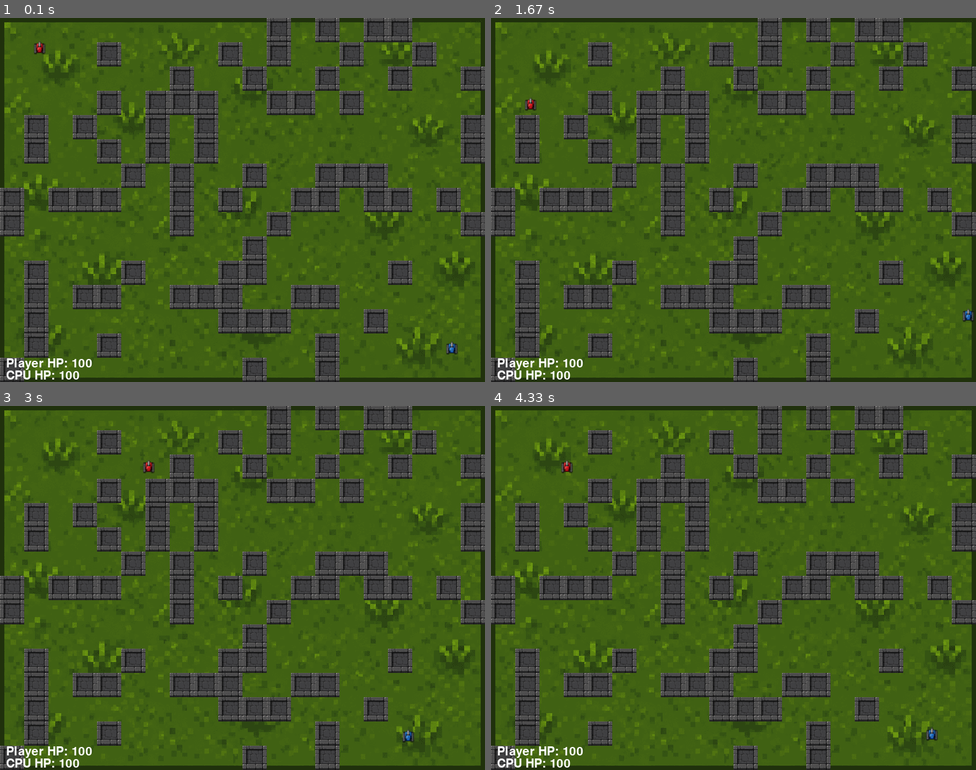
Above: before the commit, frames 1-4 (two rows, left to right).
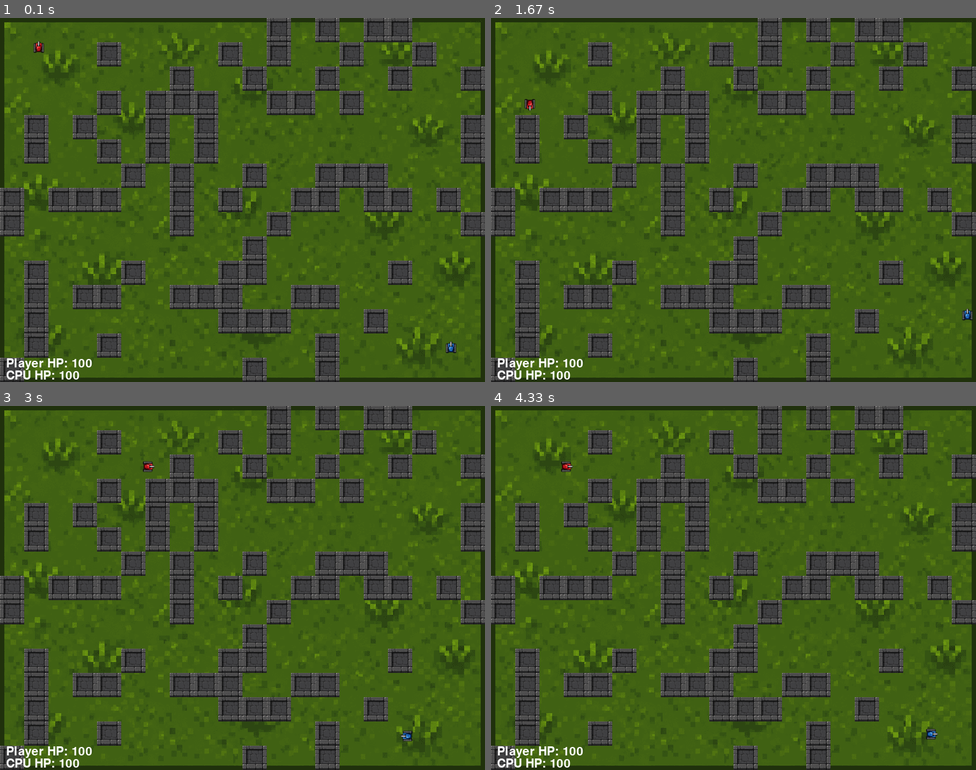
Above: after the commit, the same moments.

Repository: pavlem00/tank-wars-pygame
Game: pygame game, started from main.py
The game is run twice, just before and just after one commit, with the same random seed, the same clock (stepped at 60 frames per second) and the same inputs.
Inputs:
- Up to frame 1 (0.1 s): no input
- Up to frame 2 (1.67 s): hold D 0.33-0.8 s; hold W 0.83-1.13 s; hold D 1.17-1.63 s
- Up to frame 3 (3 s): hold A 1.67-2.2 s; hold S 2.23-2.53 s; tap Space at 2.57 s; hold A from 2.9 s (still down)
- Up to frame 4 (4.33 s): release A at 3.3 s; hold W 3.33-3.7 s; hold D from 3.73 s (still down)

The runs differ from the first frame. In frame 1, 0.1% of the frame differs, in the area x 6-95%, y 6-93%; in frame 2, 0.1%; in frame 3, 0.1%; in frame 4, 0.1%.

Commit message:
Sprites updated, damage dealing updated

Diff:
--- a/bullet.py
+++ b/bullet.py
@@ -4,6 +4,10 @@
     def __init__(self, x, y, speed, direction):
         self.x=x
         self.y=y
+
+        self.start_x = x
+        self.start_y = y
+
         self.width=5
         self.height=5
         self.speed=speed
--- a/damage_handle.py
+++ b/damage_handle.py
@@ -1,8 +1,7 @@
-import pygame
 
-def hit_distance(dealer, taker):
-    dx = taker.x - dealer.x
-    dy = taker.y - dealer.y
+def hit_distance(bullet):
+    dx = bullet.x - bullet.start_x
+    dy = bullet.y - bullet.start_y
 
     distance = ((dx**2) + (dy**2)) ** 0.5
 
@@ -12,53 +11,37 @@
         return "LONG"
 
 
-def hit_direction(dealer, taker):
-    if dealer.direction == "up":
-        if taker.direction == "left" or taker.direction == "right":
-            return "SIDE"
-        elif taker.direction == "up":
-            return "BACK"
-        else:
-            return "FRONT"
-    elif dealer.direction == "down":
-        if taker.direction == "left" or taker.direction == "right":
-            return "SIDE"
-        elif taker.direction == "down":
-            return "BACK"
-        else:
-            return "FRONT"
-    elif dealer.direction == "left":
-        if taker.direction == "up" or taker.direction == "down":
-            return "SIDE"
-        elif taker.direction == "left":
-            return "BACK"
-        else:
-            return "FRONT"
+def hit_direction(bullet, taker):
+
+    opposite = {"up" : "down",
+                "down" : "up",
+                "left" : "right",
+                "right" : "left"}
+
+    if bullet.direction == opposite[taker.direction]:
+        return "FRONT"
+    elif bullet.direction == taker.direction:
+        return "BACK"
     else:
-        if taker.direction == "up" or taker.direction == "down":
-            return "SIDE"
-        elif taker.direction == "right":
-            return "BACK"
-        else:
-            return "FRONT"
+        return "SIDE"
 
-def calculate_damage(dealer, taker):
-    if hit_distance(dealer, taker) == "CLOSE":
-        if hit_direction(dealer, taker) == "SIDE":
+def calculate_damage(bullet, taker):
+    if hit_distance(bullet) == "CLOSE":
+        if hit_direction(bullet, taker) == "SIDE":
             return 30
-        elif hit_direction(dealer, taker) == "FRONT":
+        elif hit_direction(bullet, taker) == "FRONT":
             return 20
         else:
             return 50
     else:
-        if hit_direction(dealer, taker) == "SIDE":
+        if hit_direction(bullet, taker) == "SIDE":
             return 15
-        elif hit_direction(dealer, taker) == "FRONT":
+        elif hit_direction(bullet, taker) == "FRONT":
             return 10
         else:
             return 25
 
 
-def deal_damage(dealer, taker):
-    damage = calculate_damage(dealer, taker)
+def deal_damage(bullet, taker):
+    damage = calculate_damage(bullet, taker)
     taker.take_damage(damage)
--- a/main.py
+++ b/main.py
@@ -4,8 +4,6 @@
 from bullet import Bullet
 from enemy import Enemy
 from wall import Wall
-#import random
-#from collections import deque
 from map_generator import (generate_grid, grid_to_walls, player_spawn, enemy_spawn,
                            grid_size, tank_offset)
 from damage_handle import deal_damage
@@ -15,17 +13,46 @@
 screen_width=800
 screen_height=600
 
+def rotate_img(img, direction):
+    if direction == "up":
+        return img
+    elif direction == "down":
+        return pygame.transform.rotate(img, 180)
+    elif direction == "right":
+        return pygame.transform.rotate(img, -90)
+    elif direction == "left":
+        return pygame.transform.rotate(img, 90)
+    return img
+
+
 #Screen and objects draw function
 def draw(screen, player, player_bullets, enemy, enemy_bullets, walls,
-         grass_img, wall_img, blue_tank_img, red_tank_img):
+         grass_img, wall_img, blue_tank_img, red_tank_img, bullet_img):
+
     screen.blit(grass_img, (0,0))
-    screen.blit(blue_tank_img, (player.x, player.y))
-    screen.blit(red_tank_img, (enemy.x, enemy.y))
+    blue_tank = rotate_img(blue_tank_img, player.direction)
+    screen.blit(blue_tank, (player.x, player.y))
+    red_tank = rotate_img(red_tank_img, enemy.direction)
+    screen.blit(red_tank, (enemy.x, enemy.y))
 
     for bullet in player_bullets:
-        pygame.draw.rect(screen, (255,255,0), (bullet.x, bullet.y, bullet.width, bullet.height))
+        bullet_rotate = rotate_img(bullet_img, bullet.direction)
+
+        bullet_center_x = bullet.x + bullet.width // 2
+        bullet_center_y = bullet.y + bullet.height // 2
+        draw_x = bullet_center_x - bullet_rotate.get_width() // 2
+        draw_y = bullet_center_y - bullet_rotate.get_height() // 2
+
+        screen.blit(bullet_rotate, (draw_x, draw_y))
     for bullet in enemy_bullets:
-        pygame.draw.rect(screen, (255,255,0), (bullet.x, bullet.y, bullet.width, bullet.height))
+        bullet_rotate = rotate_img(bullet_img, bullet.direction)
+
+        bullet_center_x = bullet.x + bullet.width // 2
+        bullet_center_y = bullet.y + bullet.height // 2
+        draw_x = bullet_center_x - bullet_rotate.get_width() // 2
+        draw_y = bullet_center_y - bullet_rotate.get_height() // 2
+
+        screen.blit(bullet_rotate, (bullet.x, bullet.y))
     for wall in walls:
         screen.blit(wall_img, (wall.rect.x, wall.rect.y))
 
@@ -82,15 +109,16 @@
     wall_img = pygame.image.load("pictures/wall.png").convert_alpha()
     wall_img = pygame.transform.scale(wall_img, (40,40))
     blue_tank_img = pygame.image.load("pictures/blue.png").convert_alpha()
-    blue_tank_img = pygame.transform.scale(blue_tank_img, (40,40))
+    blue_tank_img = pygame.transform.scale(blue_tank_img, (38,38))
     red_tank_img = pygame.image.load("pictures/red.png").convert_alpha()
-    red_tank_img = pygame.transform.scale(red_tank_img, (40,40))
+    red_tank_img = pygame.transform.scale(red_tank_img, (38,38))
+    bullet_img = pygame.image.load("pictures/bullet.png").convert_alpha()
+    bullet_img = pygame.transform.scale(bullet_img, (30, 30))
 
     player=Player(player_spawn[0]*grid_size+tank_offset, player_spawn[1]*grid_size+tank_offset)
     enemy=Enemy(enemy_spawn[0]*grid_size+tank_offset, enemy_spawn[1]*grid_size+tank_offset)
     player_bullets=[]
     enemy_bullets=[]
-    #walls = [Wall(200, 200), Wall(240, 200), Wall(280, 200), Wall(400,100,40,160)]
     grid=generate_grid()
     walls=grid_to_walls(grid)
     clock=pygame.time.Clock()
@@ -124,7 +152,7 @@
         keys_pressed=pygame.key.get_pressed()
 
         if game_result is not None:
-            draw(screen, player, player_bullets, enemy, enemy_bullets, walls, grass_img, wall_img, blue_tank_img, red_tank_img)
+            draw(screen, player, player_bullets, enemy, enemy_bullets, walls, grass_img, wall_img, blue_tank_img, red_tank_img, bullet_img)
             draw_result(screen, game_result)
             pygame.display.flip()
             continue
@@ -169,7 +197,7 @@
 
         for bullet in player_bullets[:]:
             if bullet.rect.colliderect(enemy.rect):
-                deal_damage(player, enemy)
+                deal_damage(bullet, enemy)
                 player_bullets.remove(bullet)
 
 
@@ -184,7 +212,7 @@
 
         for bullet in enemy_bullets[:]:
             if bullet.rect.colliderect(player.rect):
-                deal_damage(enemy, player)
+                deal_damage(bullet, player)
                 enemy_bullets.remove(bullet)
 
         if player.health <= 0:
@@ -192,7 +220,7 @@
             game_result="LOSS"
 
         draw(screen, player, player_bullets, enemy, enemy_bullets, walls,
-             grass_img, wall_img, blue_tank_img, red_tank_img)
+             grass_img, wall_img, blue_tank_img, red_tank_img, bullet_img)
         if game_result:
             draw_result(screen, game_result)
 
--- a/player.py
+++ b/player.py
@@ -3,15 +3,23 @@
 
 class Player(Tank):
     def handle_movement(self, keys, screen_width, screen_height):
-        if keys[pygame.K_w] and self.y - self.speed > 0:
+        up = keys[pygame.K_w]
+        down = keys[pygame.K_s]
+        left = keys[pygame.K_a]
+        right = keys[pygame.K_d]
+
+        pressed = sum([up, down, left, right])
+        if pressed != 1:
+            return
+        if up and self.y - self.speed > 0:
             self.y -= self.speed
             self.direction="up"
-        if keys[pygame.K_s] and self.y + self.height + self.speed < screen_height:
+        if down and self.y + self.height + self.speed < screen_height:
             self.y += self.speed
             self.direction="down"
-        if keys[pygame.K_a] and self.x - self.speed > 0:
+        if left and self.x - self.speed > 0:
             self.x -= self.speed
             self.direction="left"
-        if keys[pygame.K_d] and self.x + self.width + self.speed < screen_width:
+        if right and self.x + self.width + self.speed < screen_width:
             self.x += self.speed
             self.direction="right"
Binary file changed: pictures/blue.png
Binary file added: pictures/bullet.png
Binary file changed: pictures/red.png
